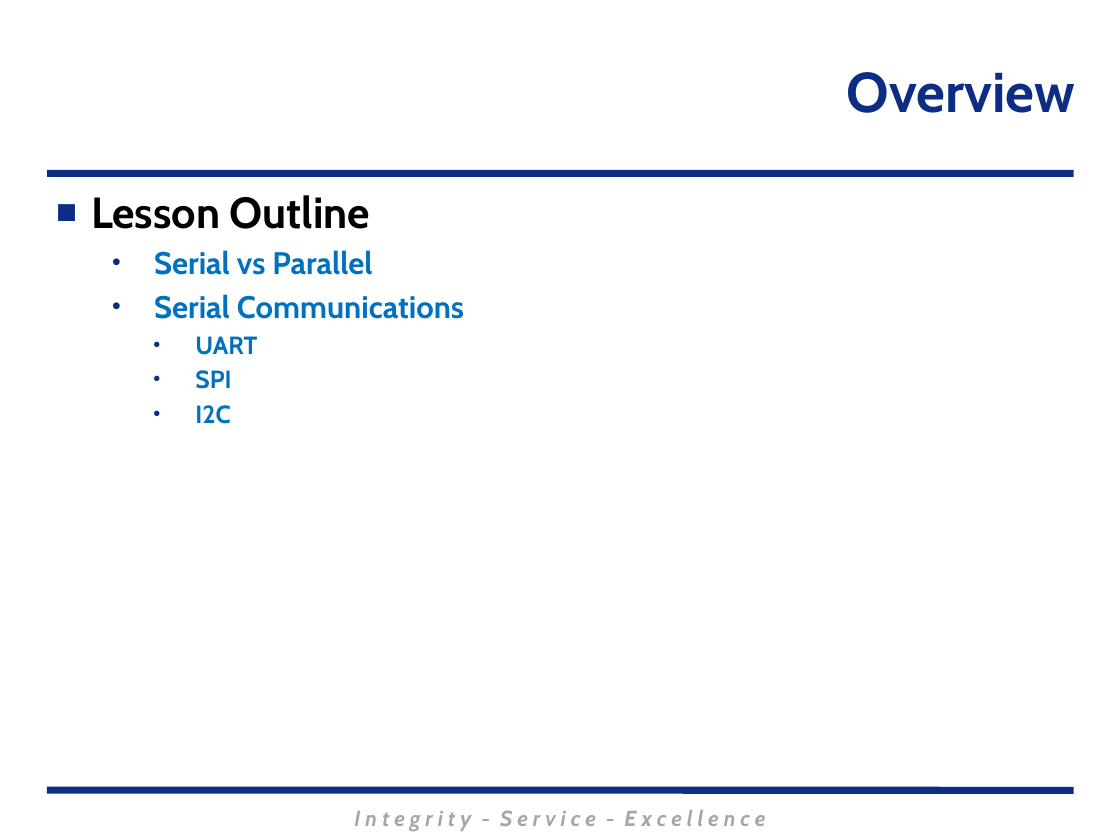
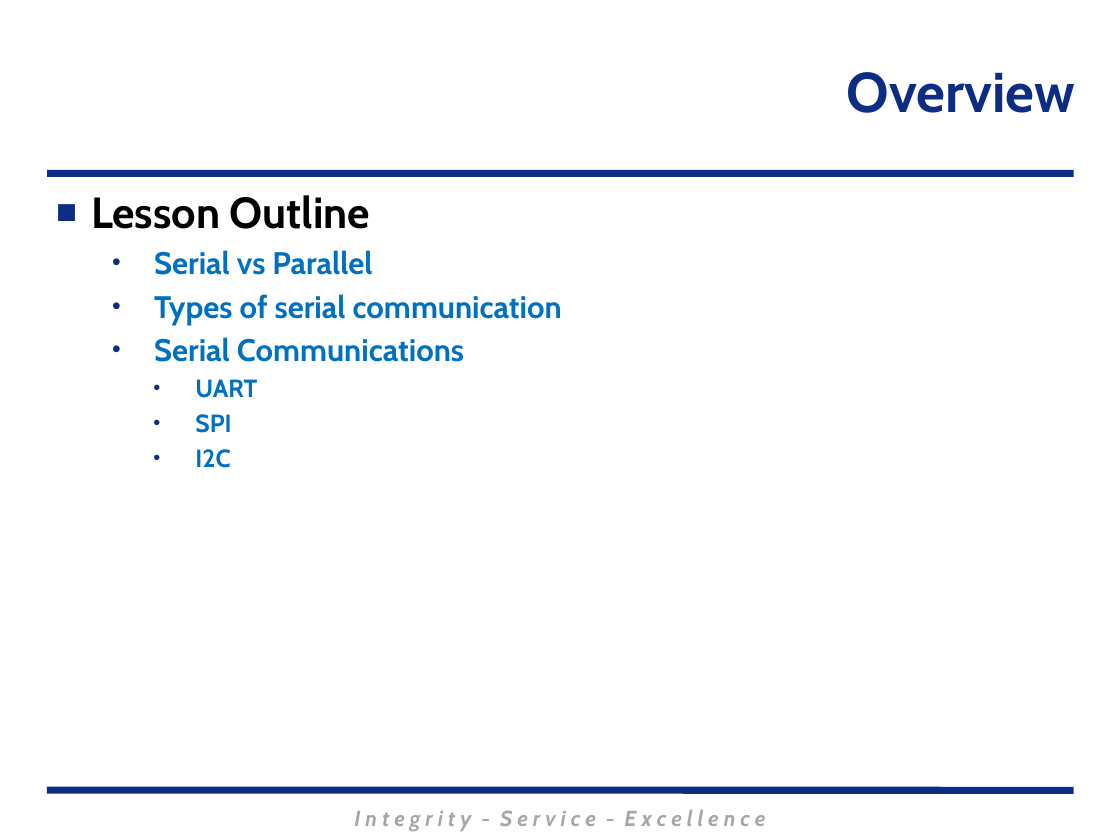
Before and after one commit to MarsUniversity/ECE382, a slide deck: slide 2 of source/lessons/lsn26-27-28/Lsn26-27-28.pptx. Drawn at 1120x840 pixels with LibreOffice and Linux fonts; fonts in the diff are those of the drawing; background and template pictures are left out. Boxes give left, top, right and bottom in pixels: in the first picture for what was removed or moved away, otherwise in the second. Text is boxed around its words. In the diff, an @@ line names an element or a change of style, - is before the commit and + after.

```diff
--- a/source/lessons/lsn26-27-28/Lsn26-27-28.pptx
+++ b/source/lessons/lsn26-27-28/Lsn26-27-28.pptx
@@ text at <box>154,294,562,325</box>: paragraph added @@
+  • Types of serial communication
```
Also in this commit, not shown: 1 other slide changed, 4 slides added, 4 other files.
